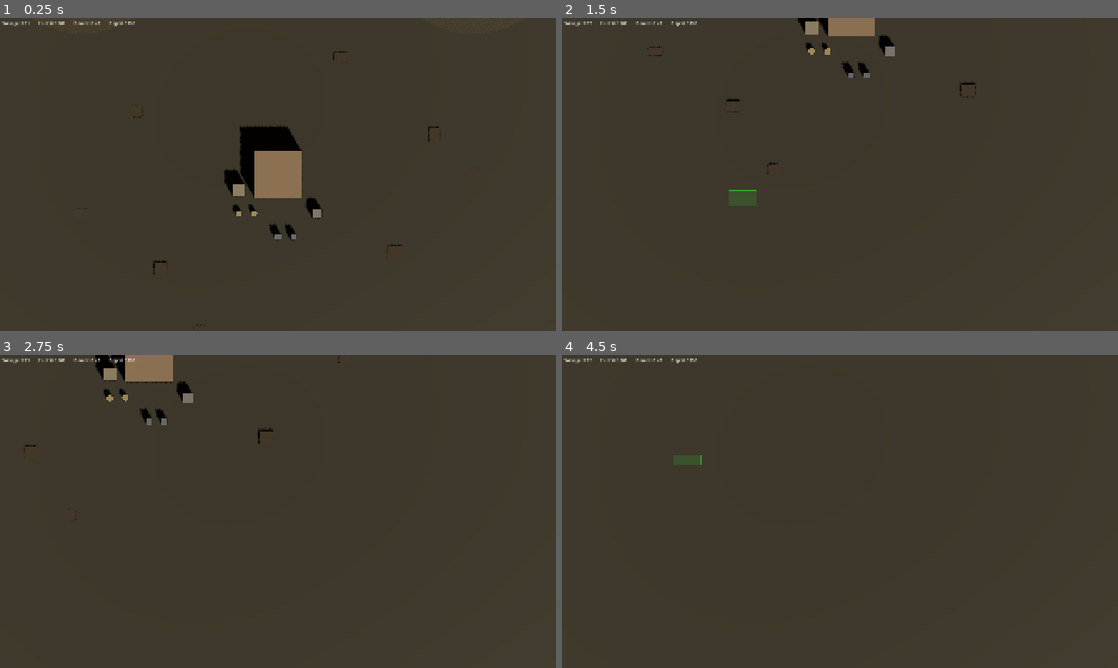
Above: before the commit, frames 1-4 (two rows, left to right).
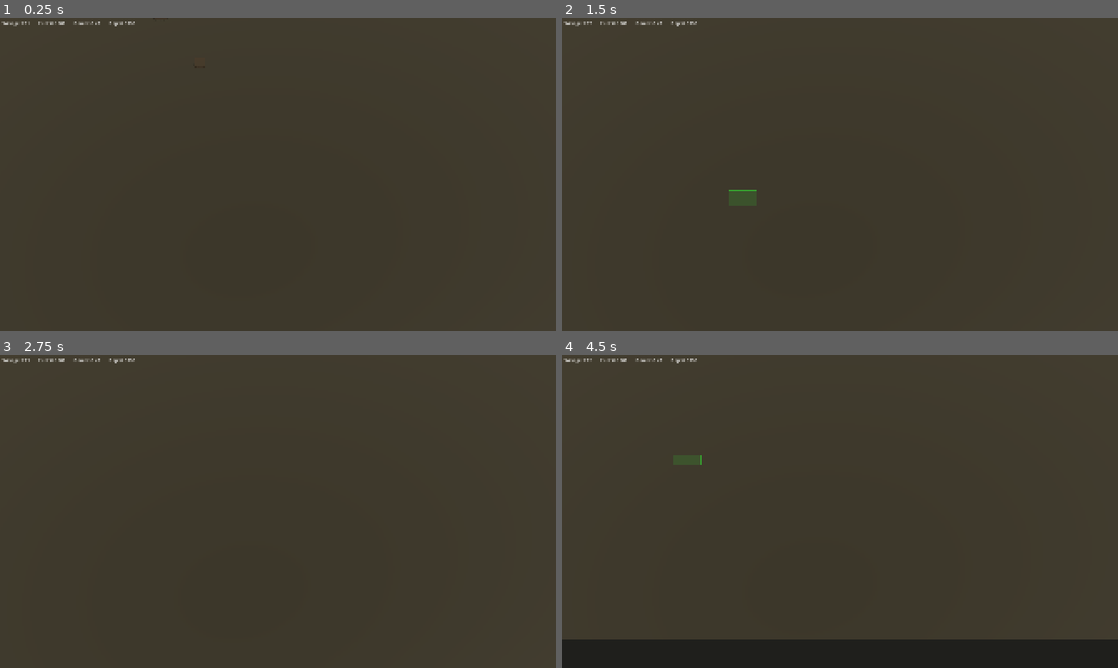
Above: after the commit, the same moments.

Repository: Alkhalim/DrossFront
Game: Godot game, scene res://scenes/test_arena.tscn
Same seed, same stepped clock (60 frames per second), same inputs: the game is played once before the commit and once after it.
Inputs (mouse positions are in pixels of both pictures, inside the frame that each line leads up to):
- Up to frame 1 (0.25 s): no input
- Up to frame 2 (1.5 s): tap Enter at 0.5 s; move the mouse to (962, 158) at 0.52 s; hold S (camera_pan_down) 0.53-1.25 s; click (962, 158) at 0.67 s; tap A (camera_pan_left) at 0.8 s; drag from (728, 190) to (812, 237) at 1.27 s
- Up to frame 3 (2.75 s): move the mouse to (333, 442) at 2.02 s; hold D (camera_pan_right) from 2.03 s (still down); click (333, 442) at 2.17 s; tap W (camera_pan_up) at 2.3 s
- Up to frame 4 (4.5 s): release D (camera_pan_right) at 2.75 s; drag from (812, 574) to (673, 464) at 2.77 s; move the mouse to (1006, 558) at 3.52 s; hold S (camera_pan_down) 3.53-4.25 s; click (1006, 558) at 3.67 s; tap A (camera_pan_left) at 3.8 s; drag from (673, 464) to (756, 433) at 4.27 s

The runs differ from the first frame. In frame 1, 3.0% of the frame differs, in the area x 24-79%, y 10-82%; in frame 2, 1.1%; in frame 3, 1.5%; in frame 4, 9.1%, in the area x 0-100%, y 90-100%.

Commit message:
Fix combat commands, isometric camera, projectiles and audio
Combat commands:
- Units now obey move commands during combat — command_move clears
  combat target and sets has_move_order flag
- CombatComponent respects has_move_order: won't stop unit, won't
  auto-acquire targets while moving
- Units still fire at targets in range while moving past (attack-move)
- Arriving at destination clears move order, re-enables auto-attack

Isometric camera:
- Changed from straight top-down to ~50 degree isometric angle
- Units and buildings now visible from the side
- Panning adjusted for isometric projection (screen up = world -Z)
- Smooth camera pivot tracking on ground plane

Combat visuals:
- Projectile spheres travel from attacker to target
- Color-coded by weapon role: AP=gold, AA=blue, Universal=orange
- Bright emission glow on projectiles for visibility
- Impact flash at hit point (brief bright sphere)
- Muzzle flash on firing unit (forward-offset flash)
- All effects auto-cleanup via timers

Audio refinement:
- Weapon fire: sharp crack + noise burst with pitch randomization
- Unit destroyed: deep rumble + noise (explosion feel)
- Building placed: heavy 80Hz industrial thud
- Select/command: tighter metallic clicks
- New: play_weapon_impact(), play_capture_complete()

Co-Authored-By: Claude Opus 4.6 (1M context) <noreply@anthropic.com>

Diff:
--- a/scenes/test_arena.tscn
+++ b/scenes/test_arena.tscn
@@ -59,7 +59,7 @@
 light_energy = 0.4
 
 [node name="RTSCamera" type="Camera3D" parent="."]
-transform = Transform3D(1, 0, 0, 0, 0, 1, 0, -1, 0, 0, 30, 0)
+transform = Transform3D(1, 0, 0, 0, 0.643, 0.766, 0, -0.766, 0.643, 0, 23, 19.3)
 projection = 1
 size = 40.0
 far = 200.0
--- a/scripts/audio_manager.gd
+++ b/scripts/audio_manager.gd
@@ -28,31 +28,50 @@
 ## --- Public API ---
 
 func play_command() -> void:
-	_play_tone(220.0, 0.08, -8.0)
+	# Short metallic click
+	_play_tone(280.0, 0.06, -10.0, 1.5)
 
 func play_select() -> void:
-	_play_tone(330.0, 0.05, -12.0)
+	# Quick ping
+	_play_tone(400.0, 0.04, -14.0)
 
 func play_building_placed() -> void:
-	_play_tone(110.0, 0.15, -6.0, 0.3)
+	# Heavy industrial thud
+	_play_tone(80.0, 0.2, -4.0, 3.0)
 
 func play_production_started() -> void:
-	_play_noise_burst(0.06, -10.0)
+	# Mechanical clunk
+	_play_noise_burst(0.08, -8.0)
 
 func play_production_complete() -> void:
-	_play_two_tone(440.0, 550.0, 0.08, -8.0)
+	# Rising two-tone chime
+	_play_two_tone(380.0, 520.0, 0.1, -8.0)
 
 func play_construction_complete() -> void:
-	_play_two_tone(330.0, 440.0, 0.12, -6.0)
+	# Heavier completion tone
+	_play_two_tone(260.0, 400.0, 0.15, -6.0)
 
 func play_error() -> void:
-	_play_tone(90.0, 0.2, -6.0, 0.0)
+	# Low buzz
+	_play_tone(75.0, 0.25, -6.0, 0.0)
 
 func play_weapon_fire() -> void:
-	_play_noise_burst(0.04, -14.0)
+	# Sharp crack with slight pitch randomization
+	var pitch: float = randf_range(180.0, 260.0)
+	_play_noise_burst(0.035, -16.0)
+	_play_tone(pitch, 0.025, -18.0)
+
+func play_weapon_impact() -> void:
+	# Metallic thump
+	_play_tone(120.0, 0.06, -12.0, 5.0)
 
 func play_unit_destroyed() -> void:
-	_play_tone(65.0, 0.35, -4.0, 2.0)
+	# Deep rumbling explosion
+	_play_noise_burst(0.4, -4.0)
+	_play_tone(50.0, 0.5, -6.0, 4.0)
+
+func play_capture_complete() -> void:
+	_play_two_tone(350.0, 500.0, 0.12, -8.0)
 
 
 ## --- Generators ---
--- a/scripts/combat_component.gd
+++ b/scripts/combat_component.gd
@@ -33,18 +33,20 @@
 	_secondary_cooldown -= delta
 	_search_timer -= delta
 
+	var unit_has_move_order: bool = _unit.get("has_move_order") as bool
+
 	# Use forced target if set, otherwise auto-acquire
 	if forced_target and _is_valid_target(forced_target):
 		_current_target = forced_target
 	elif _current_target and not _is_valid_target(_current_target):
 		_current_target = null
 
-	if not _current_target and _search_timer <= 0.0:
+	# Don't auto-acquire targets while executing a move order
+	if not _current_target and not unit_has_move_order and _search_timer <= 0.0:
 		_search_timer = SEARCH_INTERVAL
 		_current_target = _find_nearest_enemy()
 
 	if not _current_target:
-		# No target — continue attack-move if set
 		if attack_move_target != Vector3.INF and _unit.get("move_target") == Vector3.INF:
 			_unit.command_move(attack_move_target)
 		return
@@ -55,10 +57,8 @@
 	var primary_range: float = CombatTables.get_range(primary.range_tier) if primary else 10.0
 
 	if dist <= primary_range:
-		# In range: stop moving (unless attack-moving past), face target, fire
-		if attack_move_target == Vector3.INF and forced_target:
-			_unit.stop()
-		elif attack_move_target == Vector3.INF:
+		# In range: only stop if we don't have an active move order
+		if not unit_has_move_order:
 			_unit.stop()
 
 		_face_target()
@@ -71,8 +71,8 @@
 			if dist <= sec_range:
 				_fire_weapon(stats.secondary_weapon, false)
 	else:
-		# Out of range — move toward target if explicitly attacking
-		if forced_target:
+		# Out of range — move toward target only if explicitly attacking (not during move order)
+		if forced_target and not unit_has_move_order:
 			_unit.command_move(_current_target.global_position)
 
 
@@ -206,10 +206,47 @@
 
 	_current_target.take_damage(total_damage)
 
+	# Spawn projectile visual
+	var proj_script: GDScript = load("res://scripts/projectile.gd") as GDScript
+	if proj_script:
+		var proj: Node3D = proj_script.create(_unit.global_position, _current_target.global_position, weapon.role_tag)
+		get_tree().current_scene.add_child(proj)
+
+	# Muzzle flash
+	_spawn_muzzle_flash()
+
 	# Sound
 	var audio: Node = get_tree().current_scene.get_node_or_null("AudioManager")
 	if audio and audio.has_method("play_weapon_fire"):
 		audio.play_weapon_fire()
+
+
+func _spawn_muzzle_flash() -> void:
+	var flash := MeshInstance3D.new()
+	var sphere := SphereMesh.new()
+	sphere.radius = 0.25
+	sphere.height = 0.5
+	flash.mesh = sphere
+
+	var forward: Vector3 = -_unit.global_basis.z.normalized()
+	flash.global_position = _unit.global_position + forward * 0.8 + Vector3(0, 1.2, 0)
+
+	var mat := StandardMaterial3D.new()
+	mat.albedo_color = Color(1.0, 0.8, 0.2, 0.9)
+	mat.transparency = BaseMaterial3D.TRANSPARENCY_ALPHA
+	mat.emission_enabled = true
+	mat.emission = Color(1.0, 0.7, 0.1, 1.0)
+	mat.emission_energy_multiplier = 6.0
+	flash.set_surface_override_material(0, mat)
+
+	get_tree().current_scene.add_child(flash)
+
+	var timer := Timer.new()
+	timer.wait_time = 0.08
+	timer.one_shot = true
+	timer.autostart = true
+	timer.timeout.connect(flash.queue_free)
+	flash.add_child(timer)
 
 
 func _get_target_armor() -> StringName:
--- /dev/null
+++ b/scripts/projectile.gd
@@ -0,0 +1,80 @@
+class_name Projectile
+extends Node3D
+## Simple visual projectile that travels from origin to target position.
+## No physics — purely cosmetic. Frees itself on arrival.
+
+var target_pos: Vector3 = Vector3.ZERO
+var speed: float = 40.0
+var _mesh: MeshInstance3D = null
+
+## Color based on weapon role.
+const ROLE_COLORS: Dictionary = {
+	&"AP": Color(1.0, 0.8, 0.2, 1.0),
+	&"AA": Color(0.3, 0.7, 1.0, 1.0),
+	&"Universal": Color(0.9, 0.6, 0.2, 1.0),
+}
+
+
+static func create(from: Vector3, to: Vector3, role_tag: StringName) -> Projectile:
+	var proj := Projectile.new()
+	proj.global_position = from + Vector3(0, 1.0, 0)
+	proj.target_pos = to + Vector3(0, 1.0, 0)
+
+	# Create mesh
+	proj._mesh = MeshInstance3D.new()
+	var sphere := SphereMesh.new()
+	sphere.radius = 0.15
+	sphere.height = 0.3
+	proj._mesh.mesh = sphere
+
+	var mat := StandardMaterial3D.new()
+	var color: Color = ROLE_COLORS.get(role_tag, Color(0.9, 0.6, 0.2, 1.0)) as Color
+	mat.albedo_color = color
+	mat.emission_enabled = true
+	mat.emission = color
+	mat.emission_energy_multiplier = 3.0
+	proj._mesh.set_surface_override_material(0, mat)
+	proj.add_child(proj._mesh)
+
+	return proj
+
+
+func _process(delta: float) -> void:
+	var to_target := target_pos - global_position
+	var dist := to_target.length()
+
+	if dist < 0.5:
+		_spawn_impact()
+		queue_free()
+		return
+
+	var direction := to_target / dist
+	global_position += direction * speed * delta
+
+
+func _spawn_impact() -> void:
+	# Brief flash at impact point
+	var flash := MeshInstance3D.new()
+	var sphere := SphereMesh.new()
+	sphere.radius = 0.4
+	sphere.height = 0.8
+	flash.mesh = sphere
+	flash.global_position = global_position
+
+	var mat := StandardMaterial3D.new()
+	mat.albedo_color = Color(1.0, 0.7, 0.2, 0.8)
+	mat.transparency = BaseMaterial3D.TRANSPARENCY_ALPHA
+	mat.emission_enabled = true
+	mat.emission = Color(1.0, 0.5, 0.1, 1.0)
+	mat.emission_energy_multiplier = 5.0
+	flash.set_surface_override_material(0, mat)
+
+	get_tree().current_scene.add_child(flash)
+
+	# Auto-remove after short delay
+	var timer := Timer.new()
+	timer.wait_time = 0.12
+	timer.one_shot = true
+	timer.autostart = true
+	timer.timeout.connect(flash.queue_free)
+	flash.add_child(timer)
--- a/scripts/rts_camera.gd
+++ b/scripts/rts_camera.gd
@@ -1,6 +1,7 @@
 class_name RTSCamera
 extends Camera3D
-## Top-down orthogonal RTS camera with WASD panning, scroll zoom, and edge panning.
+## Isometric-style RTS camera with WASD panning, scroll zoom, and edge panning.
+## Uses orthographic projection at ~50 degree angle for good unit visibility.
 
 ## Pan speed in units per second.
 @export var pan_speed: float = 30.0
@@ -20,13 +21,21 @@
 ## Whether edge-of-screen panning is enabled.
 @export var edge_pan_enabled: bool = true
 
-var _target_position: Vector3
-var _target_size: float
+## The point on the ground the camera looks at (pivot).
+var _target_pivot: Vector3 = Vector3.ZERO
+var _target_size: float = 40.0
+
+## Camera angle from horizontal (radians). ~50 degrees.
+const CAMERA_ANGLE: float = 0.87  # ~50 degrees in radians
+const CAMERA_HEIGHT_FACTOR: float = 0.77  # sin(50°) ≈ 0.766
+const CAMERA_DIST_FACTOR: float = 0.64  # cos(50°) ≈ 0.643
 
 
 func _ready() -> void:
-	_target_position = global_position
 	_target_size = size
+	# Initialize pivot from current position
+	_target_pivot = Vector3(global_position.x, 0, global_position.z + global_position.y * CAMERA_DIST_FACTOR / CAMERA_HEIGHT_FACTOR)
+	_update_camera_transform()
 
 
 func _unhandled_input(event: InputEvent) -> void:
@@ -42,39 +51,54 @@
 
 
 func _process(delta: float) -> void:
-	var direction := Vector3.ZERO
+	var input_dir := Vector2.ZERO
 
 	# Keyboard panning
 	if Input.is_action_pressed("camera_pan_up"):
-		direction.z -= 1.0
+		input_dir.y -= 1.0
 	if Input.is_action_pressed("camera_pan_down"):
-		direction.z += 1.0
+		input_dir.y += 1.0
 	if Input.is_action_pressed("camera_pan_left"):
-		direction.x -= 1.0
+		input_dir.x -= 1.0
 	if Input.is_action_pressed("camera_pan_right"):
-		direction.x += 1.0
+		input_dir.x += 1.0
 
 	# Edge panning
 	if edge_pan_enabled:
 		var mouse_pos := get_viewport().get_mouse_position()
 		var viewport_size := get_viewport().get_visible_rect().size
 		if mouse_pos.x < edge_pan_margin:
-			direction.x -= 1.0
+			input_dir.x -= 1.0
 		elif mouse_pos.x > viewport_size.x - edge_pan_margin:
-			direction.x += 1.0
+			input_dir.x += 1.0
 		if mouse_pos.y < edge_pan_margin:
-			direction.z -= 1.0
+			input_dir.y -= 1.0
 		elif mouse_pos.y > viewport_size.y - edge_pan_margin:
-			direction.z += 1.0
+			input_dir.y += 1.0
 
-	# Scale pan speed with zoom so it feels consistent
+	# Scale pan speed with zoom
 	var zoom_factor := size / 40.0
 
-	if direction != Vector3.ZERO:
-		direction = direction.normalized()
-		_target_position.x += direction.x * pan_speed * zoom_factor * delta
-		_target_position.z += direction.z * pan_speed * zoom_factor * delta
+	if input_dir != Vector2.ZERO:
+		input_dir = input_dir.normalized()
+		# Map screen directions to world XZ for isometric view
+		# Screen right = world +X, screen up = world -Z
+		_target_pivot.x += input_dir.x * pan_speed * zoom_factor * delta
+		_target_pivot.z += input_dir.y * pan_speed * zoom_factor * delta
 
 	# Smooth interpolation
-	global_position = global_position.lerp(_target_position, 10.0 * delta)
 	size = lerpf(size, _target_size, 10.0 * delta)
+	_update_camera_transform_smooth(delta)
+
+
+func _update_camera_transform() -> void:
+	var cam_offset := Vector3(0, 30.0 * CAMERA_HEIGHT_FACTOR, 30.0 * CAMERA_DIST_FACTOR)
+	global_position = _target_pivot + cam_offset
+	look_at(_target_pivot, Vector3.UP)
+
+
+func _update_camera_transform_smooth(delta: float) -> void:
+	var cam_offset := Vector3(0, 30.0 * CAMERA_HEIGHT_FACTOR, 30.0 * CAMERA_DIST_FACTOR)
+	var target_pos := _target_pivot + cam_offset
+	global_position = global_position.lerp(target_pos, 10.0 * delta)
+	look_at(_target_pivot, Vector3.UP)
--- a/scripts/unit.gd
+++ b/scripts/unit.gd
@@ -29,6 +29,9 @@
 var move_target: Vector3 = Vector3.INF
 var is_selected: bool = false
 var _move_speed: float = 8.0
+
+## True when the unit has an active player-issued move command.
+var has_move_order: bool = false
 
 ## Per-member HP. Length = squad_size, each entry = that member's current HP.
 var member_hp: Array[int] = []
@@ -82,11 +85,17 @@
 func command_move(target: Vector3) -> void:
 	move_target = target
 	move_target.y = global_position.y
+	has_move_order = true
+	# Clear combat targets so the unit obeys the move
+	var combat: Node = get_combat()
+	if combat and combat.has_method("clear_target"):
+		combat.clear_target()
 
 
 func stop() -> void:
 	move_target = Vector3.INF
 	velocity = Vector3.ZERO
+	has_move_order = false
 
 
 func _physics_process(delta: float) -> void:
@@ -104,6 +113,7 @@
 	var distance := to_target.length()
 
 	if distance < ARRIVE_THRESHOLD:
+		has_move_order = false
 		stop()
 		_stuck_timer = 0.0
 		arrived.emit()
